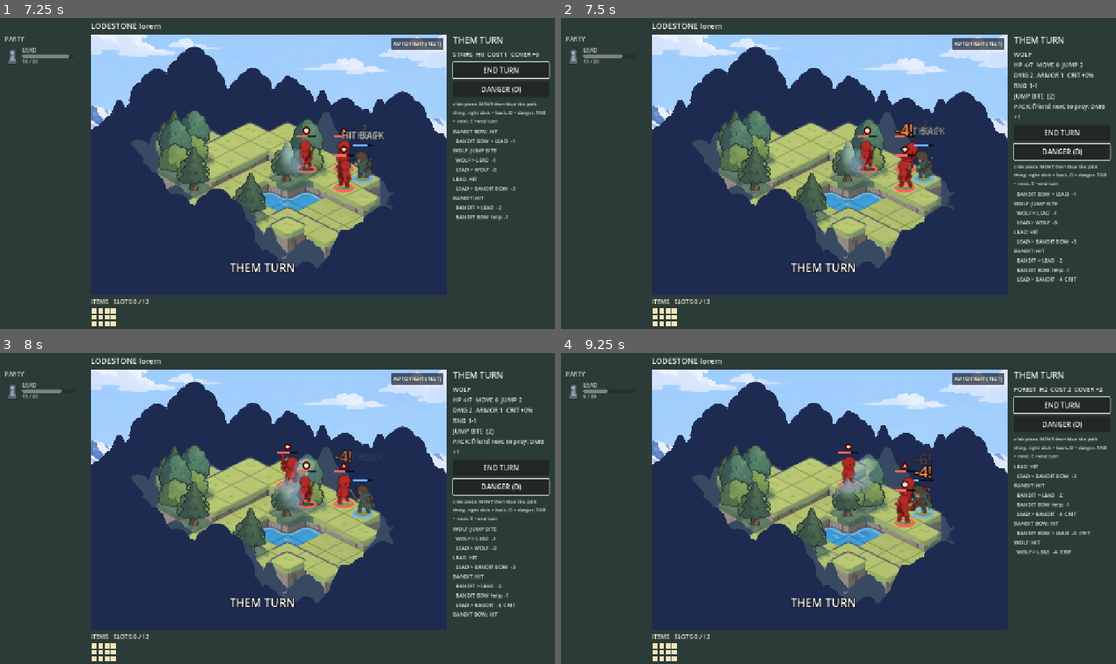
Above: before the commit, frames 1-4 (two rows, left to right).
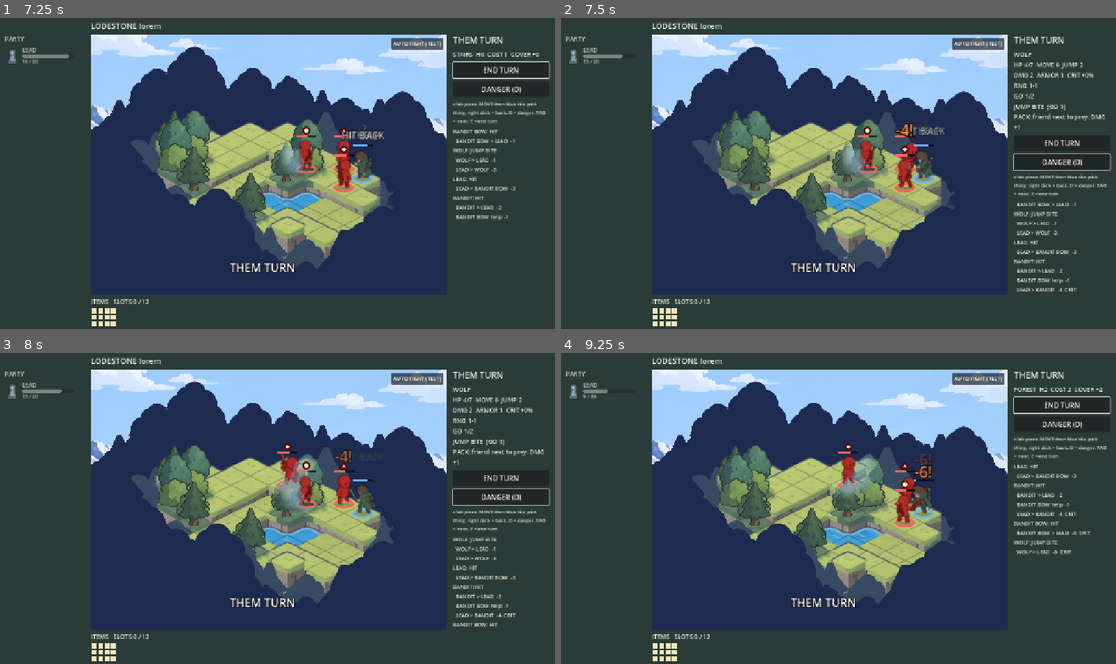
Above: after the commit, the same moments.

Repository: BrandonSigil/lodestone
Game: Godot game, scene res://scenes/combat.tscn
The game is run twice, just before and just after one commit, with the same random seed, the same clock (stepped at 60 frames per second) and the same inputs. This scene is started directly instead of the project's main scene.
Inputs (mouse positions are in pixels of both pictures, inside the frame that each line leads up to):
- Up to frame 1 (7.25 s): click "AUTO FIGHT (TEST)" at 0.5 s; tap Enter at 1.25, 5.85 s; move the mouse to (399, 157) at 1.27 s; hold D 1.28-2 s; tap R at 1.35 s; click (399, 157) at 1.42 s; tap Space at 1.52, 6.02 s; click "END TURN" at 2 s; click "DANGER (D)" at 2.75 s; drag from (166, 189) to (249, 235) at 3.52 s; move the mouse to (333, 105) at 4.27 s; hold D 4.28-5 s; tap Tab at 4.35 s; click (333, 105) at 4.42 s; drag from (249, 235) to (111, 126) at 5.02 s; move the mouse to (444, 220) at 5.77 s; hold Left 5.78-6.5 s; click (444, 220) at 5.92 s; drag from (111, 126) to (194, 95) at 6.52 s
- Up to frame 2 (7.5 s): move the mouse to (866, 173) at 7.27 s; hold Down from 7.28 s (still down); tap Z at 7.35 s; click (866, 173) at 7.42 s
- Up to frame 3 (8 s): keep holding Down
- Up to frame 4 (9.25 s): release Down at 8 s; drag from (755, 430) to (727, 524) at 8.02 s; move the mouse to (960, 492) at 8.77 s; hold Up from 8.78 s (still down); tap H at 8.85 s; click (960, 492) at 8.92 s; tap Space at 9.02 s

Frame 1 is identical in both runs. In frame 2, 2.5% of the frame differs, in the area x 81-100%, y 24-88%; in frame 3, 2.5%; in frame 4, 0.1%.

Commit message:
Combat step 5: job resources replace cooldowns
Each class spends one resource: mana starts full and a fifth comes back
each phase, rage builds on every hit dealt or taken, charges start full
and one comes back every few phases. Skill prices are the cost column of
abilities.csv; cooldowns are gone. The dog gets BITE (slows) and BARK
(taunts). Bars under each piece's HP in the frame and the party strip;
the menu shows prices; the AI spends sensibly.

Co-Authored-By: Claude Opus 5.5 <noreply@anthropic.com>

Diff:
--- a/game/data/abilities.csv
+++ b/game/data/abilities.csv
@@ -1,18 +1,20 @@
-id,name_key,kind,target,range_min,range_max,radius,power,crit,cooldown,push,status,status_turns,magic,element
+id,name_key,kind,target,range_min,range_max,radius,power,crit,cost,push,status,status_turns,magic,element
 strike,SKILL_STRIKE,attack,enemy,0,0,0,0,0,0,0,,0,0,
 shove,SKILL_SHOVE,attack,enemy,1,1,0,-2,10,2,1,,0,0,
-aimed_shot,SKILL_AIMED,attack,enemy,0,0,0,1,15,2,0,,0,0,
-snare,SKILL_SNARE,attack,enemy,2,3,0,-2,5,3,0,rooted,1,0,
-moonbeam,SKILL_MOONBEAM,attack,cell,2,3,1,-1,0,3,0,,0,1,moon
-moon_veil,SKILL_VEIL,buff,ally,0,3,0,0,0,3,0,veil,1,1,moon
-fireball,SKILL_FIREBALL,attack,cell,2,4,1,0,0,3,0,,0,1,fire
-mend,SKILL_MEND,heal,ally,0,2,0,4,0,2,0,,0,1,
-pounce,SKILL_POUNCE,attack,enemy,1,1,0,1,10,3,0,,0,0,
-kick,SKILL_KICK,attack,enemy,1,1,0,-1,5,3,1,,0,0,
-moon_sleep,SKILL_SLEEP,hex,enemy,2,3,0,0,0,4,0,sleep,1,1,moon
-moon_tide,SKILL_TIDE,attack,enemy,1,3,0,-3,5,3,2,,0,1,moon
-star_guide,SKILL_GUIDE,buff,ally,0,3,0,0,0,2,0,guided,1,1,moon
-firebolt,SKILL_FIREBOLT,attack,enemy,2,4,0,2,0,2,0,,0,1,fire
-frost_bind,SKILL_FROST,attack,enemy,2,3,0,-2,5,3,0,rooted,1,1,frost
+aimed_shot,SKILL_AIMED,attack,enemy,0,0,0,1,15,1,0,,0,0,
+snare,SKILL_SNARE,attack,enemy,2,3,0,-2,5,1,0,rooted,1,0,
+moonbeam,SKILL_MOONBEAM,attack,cell,2,3,1,-1,0,4,0,,0,1,moon
+moon_veil,SKILL_VEIL,buff,ally,0,3,0,0,0,4,0,veil,1,1,moon
+fireball,SKILL_FIREBALL,attack,cell,2,4,1,0,0,4,0,,0,1,fire
+mend,SKILL_MEND,heal,ally,0,2,0,4,0,3,0,,0,1,
+pounce,SKILL_POUNCE,attack,enemy,1,1,0,1,10,1,0,,0,0,
+kick,SKILL_KICK,attack,enemy,1,1,0,-1,5,2,1,,0,0,
+moon_sleep,SKILL_SLEEP,hex,enemy,2,3,0,0,0,5,0,sleep,1,1,moon
+moon_tide,SKILL_TIDE,attack,enemy,1,3,0,-3,5,4,2,,0,1,moon
+star_guide,SKILL_GUIDE,buff,ally,0,3,0,0,0,3,0,guided,1,1,moon
+firebolt,SKILL_FIREBOLT,attack,enemy,2,4,0,2,0,3,0,,0,1,fire
+frost_bind,SKILL_FROST,attack,enemy,2,3,0,-2,5,4,0,rooted,1,1,frost
 aid,ACT_AID,revive,downed,1,1,0,0,0,0,0,,0,0,
 knock_out,ACT_KNOCK_OUT,knockout,downed,1,1,0,0,0,0,0,,0,0,
+bite,SKILL_BITE,attack,enemy,1,1,0,0,0,1,0,slow,1,0,
+bark,SKILL_BARK,buff,self,0,0,0,0,0,1,0,taunt,1,0,
--- a/game/data/classes/archer.tres
+++ b/game/data/classes/archer.tres
@@ -12,6 +12,9 @@
 attack = 4
 defense = 11
 armor = 1
+resource = "charges"
+resource_max = 2
+resource_every = 2
 damage = 3
 range_min = 2
 range_max = 4
--- a/game/data/classes/bandit.tres
+++ b/game/data/classes/bandit.tres
@@ -12,6 +12,9 @@
 attack = 3
 defense = 11
 armor = 1
+resource = "rage"
+resource_max = 5
+resource_every = 0
 damage = 2
 range_min = 1
 range_max = 1
--- a/game/data/classes/dog.tres
+++ b/game/data/classes/dog.tres
@@ -12,9 +12,12 @@
 attack = 4
 defense = 11
 armor = 1
+resource = "charges"
+resource_max = 3
+resource_every = 3
 damage = 2
 range_min = 1
 range_max = 1
 magic = false
 skills = {"hunt": 2, "forage": 2, "tame": 1}
-abilities = Array[StringName]([])
+abilities = Array[StringName]([&"bite", &"bark"])
--- a/game/data/classes/duo.tres
+++ b/game/data/classes/duo.tres
@@ -12,6 +12,9 @@
 attack = 4
 defense = 12
 armor = 2
+resource = "rage"
+resource_max = 5
+resource_every = 0
 damage = 4
 range_min = 1
 range_max = 1
--- a/game/data/classes/hunter.tres
+++ b/game/data/classes/hunter.tres
@@ -12,6 +12,9 @@
 attack = 4
 defense = 11
 armor = 1
+resource = "charges"
+resource_max = 2
+resource_every = 2
 damage = 3
 range_min = 2
 range_max = 4
--- a/game/data/classes/knight.tres
+++ b/game/data/classes/knight.tres
@@ -12,6 +12,9 @@
 attack = 4
 defense = 13
 armor = 3
+resource = "rage"
+resource_max = 5
+resource_every = 0
 damage = 4
 range_min = 1
 range_max = 1
--- a/game/data/classes/lich.tres
+++ b/game/data/classes/lich.tres
@@ -12,6 +12,9 @@
 attack = 4
 defense = 11
 armor = 1
+resource = "mana"
+resource_max = 10
+resource_every = 0
 damage = 3
 range_min = 1
 range_max = 2
--- a/game/data/classes/mage.tres
+++ b/game/data/classes/mage.tres
@@ -12,6 +12,9 @@
 attack = 4
 defense = 10
 armor = 0
+resource = "mana"
+resource_max = 10
+resource_every = 0
 damage = 4
 range_min = 2
 range_max = 3
--- a/game/data/classes/strange_thing.tres
+++ b/game/data/classes/strange_thing.tres
@@ -12,6 +12,9 @@
 attack = 4
 defense = 12
 armor = 2
+resource = "mana"
+resource_max = 10
+resource_every = 0
 damage = 4
 range_min = 1
 range_max = 2
--- a/game/data/classes/wizard.tres
+++ b/game/data/classes/wizard.tres
@@ -12,6 +12,9 @@
 attack = 5
 defense = 10
 armor = 0
+resource = "mana"
+resource_max = 10
+resource_every = 0
 damage = 5
 range_min = 2
 range_max = 3
--- a/game/data/classes/wolf.tres
+++ b/game/data/classes/wolf.tres
@@ -12,6 +12,9 @@
 attack = 3
 defense = 11
 armor = 1
+resource = "charges"
+resource_max = 2
+resource_every = 3
 damage = 2
 range_min = 1
 range_max = 1
--- a/game/data/combat.csv
+++ b/game/data/combat.csv
@@ -18,3 +18,6 @@
 aid_pct,25,AID brings a downed piece back at this % of its max HP
 help_damage,1,a teammate next to the same foe adds this to a hit (no wobble and no crit)
 teamup_opposite,1,1: two teammates on opposite sides of a foe team up too ([USER] c19); 0: they must also be next to each other
+mana_regen_pct,20,mana comes back this % of its max at the start of each of the owner's phases
+rage_per_hit,1,rage gained for each hit dealt or taken
+slow_move,-2,SLOW takes this off a piece's move for a phase
--- a/game/scripts/combat/ability.gd
+++ b/game/scripts/combat/ability.gd
@@ -12,7 +12,7 @@
 var radius := 0  ## 0 = one unit, 1 = plus shape around the aimed cell
 var power := 0  ## added to the unit's damage for attacks; the amount healed for heals
 var crit := 0  ## % crit chance this skill adds to its hits
-var cooldown := 0  ## own phases to wait before using it again
+var res_cost := 0  ## what one use costs of the user's job resource (mana, rage or charges); no cooldowns
 var push := 0  ## tiles the target is shoved away from the user
 var status := ""  ## rooted, veil, guard
 var status_turns := 0
@@ -34,7 +34,7 @@
 	a.radius = int(row.radius)
 	a.power = int(row.power)
 	a.crit = int(row.crit)
-	a.cooldown = int(row.cooldown)
+	a.res_cost = int(row.cost)
 	a.push = int(row.push)
 	a.status = row.status
 	a.status_turns = int(row.status_turns)
--- a/game/scripts/combat/battle.gd
+++ b/game/scripts/combat/battle.gd
@@ -66,6 +66,8 @@
 	units = p_units
 	rng.seed = seed_value
 	CombatUnit.pack_belts(p_units, p_supplies)
+	for u: CombatUnit in p_units:
+		u.reset_resource()  # mana and charges full, rage empty, every fight
 	for u: CombatUnit in units:
 		u.sync_view()
 	if p_board != null:
@@ -510,8 +512,8 @@
 
 func _ability_label(u: CombatUnit, a: Ability) -> String:
 	var label := Txt.t(a.name_key)
-	if not u.can_use(a):
-		label += "  (%d)" % int(u.cooldowns[a.id])
+	if a.res_cost > 0 and u.res_kind != "":
+		label += "  (%s %d)" % [Txt.t("RES_" + u.res_kind.to_upper()), a.res_cost]
 	return label
 
 
@@ -812,6 +814,8 @@
 	var lines: PackedStringArray = [Txt.t(u.name_key)]
 	lines.append("HP %d/%d  MOVE %d  JUMP %d" % [u.hp, u.max_hp, CombatRules.move_points(u), u.jump])
 	lines.append("DMG %d  ARMOR %d  CRIT +%d%%  RNG %d-%d" % [u.damage, u.armor, u.crit, u.range_min, u.range_max])
+	if u.res_kind != "":
+		lines.append("%s %d/%d" % [Txt.t("RES_" + u.res_kind.to_upper()), u.res, u.res_max])
 	var skills: PackedStringArray = []
 	for a in u.abilities.slice(1):
 		skills.append(_ability_label(u, a))
--- a/game/scripts/combat/combat_rules.gd
+++ b/game/scripts/combat/combat_rules.gd
@@ -17,8 +17,10 @@
 const STATUS_ROOTED := "rooted"
 const STATUS_SLEEP := "sleep"  ## skips the owner's next phase, can't hit back; any damage wakes it
 const STATUS_GUIDED := "guided"  ## STAR POINT: more crit chance until the owner's next phase
+const STATUS_TAUNT := "taunt"  ## foes that can reach the taunter must hit it, until the taunter's next phase
+const STATUS_SLOW := "slow"  ## less move for a phase
 ## Cleared when the owner's next phase starts (they protect through the enemy phase).
-const STATUS_UNTIL_OWN_PHASE := [STATUS_GUARD, STATUS_VEIL, STATUS_GUIDED]
+const STATUS_UNTIL_OWN_PHASE := [STATUS_GUARD, STATUS_VEIL, STATUS_GUIDED, STATUS_TAUNT]
 
 ## Combat traits (one per roster character, a few for enemy classes). Ids live in the .tres traits arrays.
 const TRAIT_SHIELD_WALL := &"shield_wall"  ## Lead: allies standing next to them get more armor
@@ -64,7 +66,7 @@
 static func move_points(u: CombatUnit) -> int:
 	if u.has_status(STATUS_ROOTED) or u.has_status(STATUS_SLEEP):
 		return 0
-	return maxi(1, u.move + (SPOOKED_MOVE if u.spooked else 0))
+	return maxi(1, u.move + (SPOOKED_MOVE if u.spooked else 0) + (int(num("slow_move")) if u.has_status(STATUS_SLOW) else 0))
 
 
 static func unit_at(units: Array, c: Vector2i) -> CombatUnit:
@@ -181,7 +183,7 @@
 	return in_reach(grid, from, tgt.cell, ability_range(att, null))
 
 
-## Can this unit use this ability right now (cooldown)? An item also has to be on the unit's own belt
+## Can this unit use this ability right now (enough mana, rage or charges)? An item also has to be on the unit's own belt
 ## ([USER] 2026-10-29: in a fight a piece uses only what is on its belt, and using it is its action).
 static func usable(u: CombatUnit, a: Ability) -> bool:
 	if not u.can_use(a):
@@ -202,6 +204,14 @@
 			if in_reach(grid, from, g.cell, r):
 				out.append(g.cell)
 		return out
+	if a.hostile():
+		# a taunting foe in reach must be the target ([USER] 2026-10-29, combat build step 5)
+		var taunts: Array[Vector2i] = []
+		for o: CombatUnit in units:
+			if o.alive() and o.team != u.team and o.has_status(STATUS_TAUNT) and in_reach(grid, from, o.cell, r):
+				taunts.append(o.cell)
+		if not taunts.is_empty():
+			return taunts
 	match a.target:
 		"self":
 			out.append(from)
@@ -434,8 +444,8 @@
 ## Item costs are paid from the user's belt here.
 static func resolve(rng: RandomNumberGenerator, grid: CombatGrid, u: CombatUnit, a: Ability, center: Vector2i, units: Array, allow_counter := true) -> Array:
 	var events := []
-	if a.cooldown > 0:
-		u.cooldowns[a.id] = a.cooldown
+	if a.res_cost > 0:
+		u.res = maxi(0, u.res - a.res_cost)
 	if a.is_item():
 		u.belt.take(a.spends, a.cost)
 	var hit_list := affected_units(grid, u, a, center, units, u.cell)
@@ -485,6 +495,9 @@
 		var crit := rng.randf() < crit_chance(grid, u, t, units, u.cell, a)
 		var dmg := damage(grid, u, t, u.cell, a, units, rng.randi_range(-w, w)) * (int(num("crit_mult")) if crit else 1)
 		t.hp = maxi(0, t.hp - dmg)
+		for o: CombatUnit in [u, t]:  # rage builds on every hit dealt or taken
+			if o.res_kind == "rage":
+				o.res = mini(o.res_max, o.res + int(num("rage_per_hit")))
 		t.statuses.erase(STATUS_SLEEP)
 		events.append({"type": "hit", "src": u, "unit": t, "amount": dmg, "crit": crit})
 	if t.alive() and a.status != "":
@@ -532,7 +545,7 @@
 	u.statuses[STATUS_GUARD] = 1
 
 
-## Start of a team's phase: fresh actions, cooldowns tick, guard and veil end, sleepers lose the turn.
+## Start of a team's phase: fresh actions, mana and charges come back, guard and veil end, sleepers lose the turn.
 ## Returns heal events for traits that regrow, so the board can show them.
 static func begin_phase(units: Array, team: int) -> Array:
 	var events := []
@@ -555,10 +568,14 @@
 			events.append({"type": "heal", "src": u, "unit": u, "amount": REGROW})
 		for s in STATUS_UNTIL_OWN_PHASE:
 			u.statuses.erase(s)
-		for id in u.cooldowns.keys():
-			u.cooldowns[id] = int(u.cooldowns[id]) - 1
-			if u.cooldowns[id] <= 0:
-				u.cooldowns.erase(id)
+		match u.res_kind:  # the job's resource comes back ([USER] c9, c16)
+			"mana":
+				u.res = mini(u.res_max, u.res + ceili(u.res_max * num("mana_regen_pct") / 100.0))
+			"charges":
+				u.res_tick += 1
+				if u.res_every > 0 and u.res_tick >= u.res_every:
+					u.res_tick = 0
+					u.res = mini(u.res_max, u.res + 1)
 	return events
 
 
--- a/game/scripts/combat/combat_scene.gd
+++ b/game/scripts/combat/combat_scene.gd
@@ -87,7 +87,7 @@
 	for u: CombatUnit in battle.units:
 		if u.team == 0:
 			entries.append({"name": Txt.t(u.name_key), "hp": u.hp, "max_hp": u.max_hp, "tint": u.tint,
-				"note": Txt.t("TAG_SPOOKED") if u.spooked else ""})
+				"note": Txt.t("TAG_SPOOKED") if u.spooked else "", "res_kind": u.res_kind, "res": u.res, "res_max": u.res_max})
 	hud.set_party(entries)
 	hud.set_pack(Game.run.pack)
 
--- a/game/scripts/combat/combat_sim.gd
+++ b/game/scripts/combat/combat_sim.gd
@@ -27,6 +27,8 @@
 ## supplies: counts that pack belts for pieces without one (CombatUnit.pack_belts).
 static func fight(rng: RandomNumberGenerator, grid: CombatGrid, units: Array, supplies: Dictionary = {}) -> Dictionary:
 	CombatUnit.pack_belts(units, supplies)
+	for u: CombatUnit in units:
+		u.reset_resource()
 	var rounds := 0
 	while rounds < MAX_ROUNDS:
 		rounds += 1
--- a/game/scripts/combat/combat_unit.gd
+++ b/game/scripts/combat/combat_unit.gd
@@ -43,7 +43,11 @@
 var spooked := false
 var move_origin := Vector2i(-1000, -1000)  ## where this piece began its phase (set by CombatRules.begin_phase)
 var left_guard := false  ## walked away from a guard this phase and took the free hit, so the move can't be undone
-var cooldowns := {}  ## ability id -> own phases left
+var res_kind := ""  ## the job's resource: "mana", "rage", "charges" or "" (see ClassDef.resource)
+var res_max := 0
+var res := 0  ## what's left to spend this fight
+var res_every := 0  ## charges: one back every this many own phases
+var res_tick := 0  ## charges: own phases since the last one came back
 var statuses := {}  ## status id -> turns left (see CombatRules.STATUS_*)
 
 # View state, animated by CombatBoard.
@@ -85,6 +89,10 @@
 		if a:
 			abilities.append(a)
 	traits = c.traits.duplicate()
+	res_kind = c.resource
+	res_max = c.resource_max
+	res_every = c.resource_every
+	reset_resource()
 	set_spells(c.default_spells())
 
 
@@ -187,8 +195,15 @@
 	return statuses.get(s, 0) > 0
 
 
+## Enough of the job's resource left for this skill? Free skills (the basic hit, AID) always are.
 func can_use(a: Ability) -> bool:
-	return int(cooldowns.get(a.id, 0)) <= 0
+	return a.res_cost <= 0 or (res_kind != "" and res >= a.res_cost)
+
+
+## A fight's start: mana and charges full, rage empty.
+func reset_resource() -> void:
+	res = 0 if res_kind == "rage" else res_max
+	res_tick = 0
 
 
 func sync_view() -> void:
--- a/game/scripts/combat/enemy_ai.gd
+++ b/game/scripts/combat/enemy_ai.gd
@@ -9,6 +9,8 @@
 const GUARD_SCORE := 4.0  ## guard when hurt and nothing better to do
 const REVIVE_SCORE := 40.0  ## helping a downed teammate up beats most hits
 const KNOCKOUT_SCORE := 12.0  ## a downed foe kept down for the fight: about a solid hit's worth
+const COST_WEIGHT := 0.4  ## how much a point of mana, rage or charge weighs against a skill's worth
+const TAUNT_RANGE := 5  ## foes this close are the ones a taunt will pull
 
 
 ## Returns {"move": Vector2i, "ability": Ability or null, "aim": Vector2i, "path": Array[Vector2i], "guard": bool}.
@@ -90,13 +92,13 @@
 			"knockout":
 				s += KNOCKOUT_SCORE if t.team != u.team else 0.0
 			"buff":
-				s += _buff_value(u, t, a.status)
+				s += _buff_value(u, t, a.status, units)
 	if a.kind != "attack" and s <= 0.0:
 		return -INF
 	if not f.counter.is_empty():
 		s -= _avg(f.counter) * COUNTER_FEAR
-	if a.cooldown > 0:
-		s += 2.0  # spend skills when they're good, not only strikes
+	if a.res_cost > 0:
+		s += 2.0 - a.res_cost * COST_WEIGHT  # spend the job's resource when a skill is good, not only strikes
 	return s
 
 
@@ -128,12 +130,21 @@
 	return 4.0
 
 
-static func _buff_value(u: CombatUnit, t: CombatUnit, status: String) -> float:
+static func _buff_value(u: CombatUnit, t: CombatUnit, status: String, units: Array = []) -> float:
 	if t.team != u.team or t.has_status(status):
 		return 0.0
 	match status:
 		CombatRules.STATUS_GUIDED:
 			return 5.0 if t != u and not t.acted else 0.0
+		CombatRules.STATUS_TAUNT:
+			# pull the foes onto a piece that can take it, while they're close enough to matter
+			if u.hp * 2 < u.max_hp:
+				return 0.0
+			var near := 0
+			for o: CombatUnit in units:
+				if o.alive() and o.team != u.team and CombatRules.dist(o.cell, t.cell) <= TAUNT_RANGE:
+					near += 1
+			return 4.0 * near
 	return 5.0 if t.hp < t.max_hp else 0.0
 
 
--- a/game/scripts/data/class_def.gd
+++ b/game/scripts/data/class_def.gd
@@ -12,6 +12,11 @@
 @export var defense: int = 10  ## old d20 target; unused in fights, armor took its place
 @export var armor: int = 0  ## taken off every hit (0 to 3)
 @export var crit: int = 0  ## % crit chance on top of the base
+## What this job spends on skills ([USER] c9, c16): "mana" (starts full, a fifth back each phase), "rage"
+## (starts at 0, +1 a hit dealt or taken), "charges" (start full, one back every resource_every phases), or "".
+@export var resource := ""
+@export var resource_max := 0
+@export var resource_every := 0
 @export var damage: int = 3
 @export var range_min: int = 1
 @export var range_max: int = 1
--- a/game/scripts/explore/explore_scene.gd
+++ b/game/scripts/explore/explore_scene.gd
@@ -1045,7 +1045,7 @@
 		u.acted = false
 		u.spooked = false
 		u.statuses.clear()
-		u.cooldowns.clear()
+		u.reset_resource()
 	# The others fall back in with the leader, who walks on alone.
 	var lead := leader()
 	for u: CombatUnit in party:
@@ -1116,7 +1116,8 @@
 	var entries := []
 	for u: CombatUnit in party:
 		entries.append({"name": Txt.t(u.name_key), "hp": u.hp, "max_hp": u.max_hp, "tint": u.tint,
-			"note": Txt.t("TAG_SPOOKED") if u.spooked else ""})
+			"note": Txt.t("TAG_SPOOKED") if u.spooked else "", "res_kind": u.res_kind if battle != null else "",
+			"res": u.res, "res_max": u.res_max})
 	hud.set_party(entries)
 	hud.set_pack(Game.run.pack)
 	var tools := [{"id": "pack", "text": Txt.t("UI_PACK"), "cb": _open_menu.bind("pack")}]
--- a/game/scripts/ui/frame_hud.gd
+++ b/game/scripts/ui/frame_hud.gd
@@ -188,6 +188,23 @@
 	_pin(side, 1, 0, 1, 1, -RIGHT_W + 14, TOP_H, -14, -clear - 58)
 
 
+const RES_COLORS := {"mana": Color(0.35, 0.55, 1.0), "rage": Color(0.9, 0.3, 0.25), "charges": Color(0.95, 0.8, 0.3)}
+
+
+## The job's resource as a thin bar in its own colour (mana blue, rage red, charges gold).
+func _res_bar(e: Dictionary, size: Vector2) -> ProgressBar:
+	var bar := ProgressBar.new()
+	bar.max_value = maxi(1, int(e.res_max))
+	bar.value = int(e.res)
+	bar.show_percentage = false
+	bar.custom_minimum_size = size
+	bar.mouse_filter = Control.MOUSE_FILTER_IGNORE
+	var fill := StyleBoxFlat.new()
+	fill.bg_color = RES_COLORS.get(String(e.res_kind), Color.WHITE)
+	bar.add_theme_stylebox_override("fill", fill)
+	return bar
+
+
 ## One member in the leaf frame's party panel: pawn, name, HP bar and numbers.
 func _leaf_member(e: Dictionary) -> Control:
 	var box := HBoxContainer.new()
@@ -211,12 +228,15 @@
 	bar.custom_minimum_size = Vector2(44, 6)
 	bar.mouse_filter = Control.MOUSE_FILTER_IGNORE
 	col.add_child(bar)
+	if e.get("res_kind", "") != "":
+		col.add_child(_res_bar(e, Vector2(44, 4)))
 	col.add_child(_label("%d / %d%s" % [e.hp, e.max_hp, ("  " + e.note) if e.get("note", "") != "" else ""], 10))
 	box.add_child(col)
 	return box
 
 
-## entries: [{"name": String, "hp": int, "max_hp": int, "tint": Color, "note": String}]
+## entries: [{"name": String, "hp": int, "max_hp": int, "tint": Color, "note": String}], plus in a fight
+## "res_kind" ("mana", "rage", "charges" or ""), "res" and "res_max": the job's bar under the HP.
 func set_party(entries: Array) -> void:
 	for c in party_box.get_children().slice(1):
 		c.queue_free()
@@ -235,6 +255,8 @@
 		bar.show_percentage = false
 		bar.custom_minimum_size = Vector2(120, 8)
 		col.add_child(bar)
+		if e.get("res_kind", "") != "":
+			col.add_child(_res_bar(e, Vector2(120, 5)))
 		var hp_text := "%d / %d" % [e.hp, e.max_hp]
 		if e.get("note", "") != "":
 			hp_text += "  " + e.note
--- a/game/tests/test_combat.gd
+++ b/game/tests/test_combat.gd
@@ -240,17 +240,84 @@
 	ok(not k.has_status("guard"), "guard ends at own next phase")
 
 
-func test_cooldown_ticks() -> void:
+## [USER] c9, c16 (combat build step 5): skills cost the job's resource; no cooldowns.
+func test_rage_builds_on_hits() -> void:
 	var g := CombatGrid.flat(4, 1)
 	var k := _unit("knight", 0, Vector2i(0, 0), g)
 	var b := _unit("bandit", 1, Vector2i(1, 0), g)
+	b.max_hp = 99
+	b.hp = 99
 	var shove := _ab("shove")
+	eq(k.res_kind, "rage")
+	eq(k.res, 0, "rage starts empty")
+	ok(not k.can_use(shove), "no rage, no shove")
+	CombatRules.counters = false
+	CombatRules.resolve(RandomNumberGenerator.new(), g, k, k.abilities[0], b.cell, [k, b])
+	CombatRules.resolve(RandomNumberGenerator.new(), g, b, b.abilities[0], k.cell, [k, b])
+	CombatRules.reset_switches()
+	eq(k.res, 2, "one hit dealt, one taken")
+	ok(k.can_use(shove))
 	CombatRules.resolve(RandomNumberGenerator.new(), g, k, shove, b.cell, [k, b])
-	ok(not k.can_use(shove), "on cooldown")
-	for i in shove.cooldown:
-		CombatRules.begin_phase([k, b], 0)
-	ok(k.can_use(shove), "ready after %d phases" % shove.cooldown)
-
+	eq(k.res, 1, "shove spends 2, its own hit gives 1 back")
+
+
+func test_mana_starts_full_and_comes_back() -> void:
+	var g := CombatGrid.flat(6, 3)
+	var s := CombatUnit.from_def(Db.character(&"stardrop"), {}, ["moonbeam"])
+	s.place(Vector2i(0, 1), 0)
+	var b := _unit("bandit", 1, Vector2i(3, 1), g)
+	eq(s.res_kind, "mana")
+	eq(s.res, s.res_max, "mana starts full")
+	var beam := _ab("moonbeam")
+	CombatRules.resolve(RandomNumberGenerator.new(), g, s, beam, b.cell, [s, b])
+	eq(s.res, s.res_max - beam.res_cost)
+	CombatRules.begin_phase([s, b], 0)
+	eq(s.res, s.res_max - beam.res_cost + ceili(s.res_max / 5.0), "a fifth back each phase")
+
+
+func test_the_dogs_charges() -> void:
+	var g := CombatGrid.flat(4, 1)
+	var dog := _unit("dog", 0, Vector2i(0, 0), g)
+	var b := _unit("bandit", 1, Vector2i(1, 0), g)
+	b.max_hp = 99
+	b.hp = 99
+	eq(dog.res, 3, "three to spend")
+	var bite := _ab("bite")
+	for i in 3:
+		CombatRules.resolve(RandomNumberGenerator.new(), g, dog, bite, b.cell, [dog, b], false)
+	ok(not dog.can_use(bite), "spent")
+	ok(b.has_status(CombatRules.STATUS_SLOW), "the bite slows")
+	eq(CombatRules.move_points(b), maxi(1, b.move - 2))
+	for i in 2:
+		CombatRules.begin_phase([dog, b], 0)
+	eq(dog.res, 0)
+	CombatRules.begin_phase([dog, b], 0)
+	eq(dog.res, 1, "one back every 3 phases")
+
+
+func test_a_bark_pulls_the_foes() -> void:
+	var g := CombatGrid.flat(6, 3)
+	var dog := _unit("dog", 0, Vector2i(2, 1), g)
+	var hunter := _unit("hunter", 0, Vector2i(3, 2), g)
+	var b := _unit("bandit", 1, Vector2i(3, 1), g)  # next to both
+	var units := [dog, hunter, b]
+	eq(CombatRules.target_cells(g, b, b.abilities[0], units, b.cell).size(), 2)
+	CombatRules.resolve(RandomNumberGenerator.new(), g, dog, _ab("bark"), dog.cell, units)
+	eq(CombatRules.target_cells(g, b, b.abilities[0], units, b.cell), [dog.cell] as Array[Vector2i], "only the barking dog")
+	CombatRules.begin_phase(units, 0)
+	eq(CombatRules.target_cells(g, b, b.abilities[0], units, b.cell).size(), 2, "the taunt ends at the dog's next phase")
+
+
+func test_every_skill_has_something_to_pay_with() -> void:
+	for f in DirAccess.get_files_at("res://data/classes"):
+		if not f.ends_with(".tres"):
+			continue
+		var c: ClassDef = load("res://data/classes/" + f)
+		for id in c.abilities:
+			var a := _ab(String(id))
+			ok(a != null and (a.res_cost == 0 or c.resource != ""), "%s pays for %s" % [f, id])
+	for d in [Db.character(&"stardrop"), Db.character(&"wizard")]:
+		eq(d.class_def.resource, "mana", "casters spend mana")
 
 func test_push_fall_and_bump() -> void:
 	var g := CombatGrid.flat(5, 1)
--- a/game/text/placeholder.csv
+++ b/game/text/placeholder.csv
@@ -211,6 +211,13 @@
 ACT_MOVE,MOVE
 RES_MEDICINE,MED
 RES_FOOD,FOOD
+RES_MANA,MANA
+RES_RAGE,RAGE
+RES_CHARGES,GO
+TAG_TAUNT,LOOK AT ME
+TAG_SLOW,SLOW
+SKILL_BITE,BITE
+SKILL_BARK,BARK
 CITEM_SALVE,GOOP
 CITEM_SNACK,SNACK
 SKILL_STRIKE,HIT
Not shown, changed: docs/decisions.md
Not shown, changed: docs/systems/combat.md
